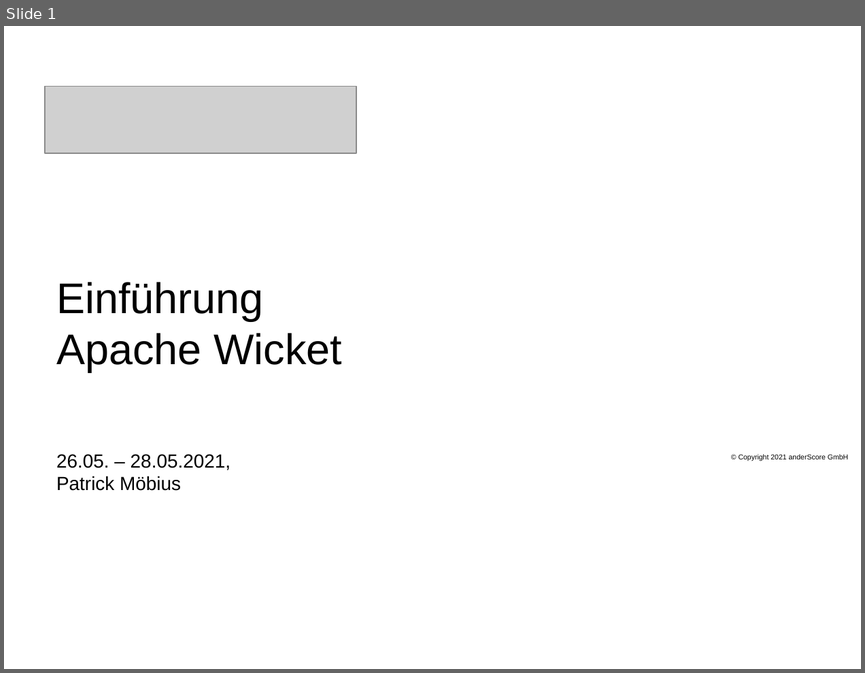
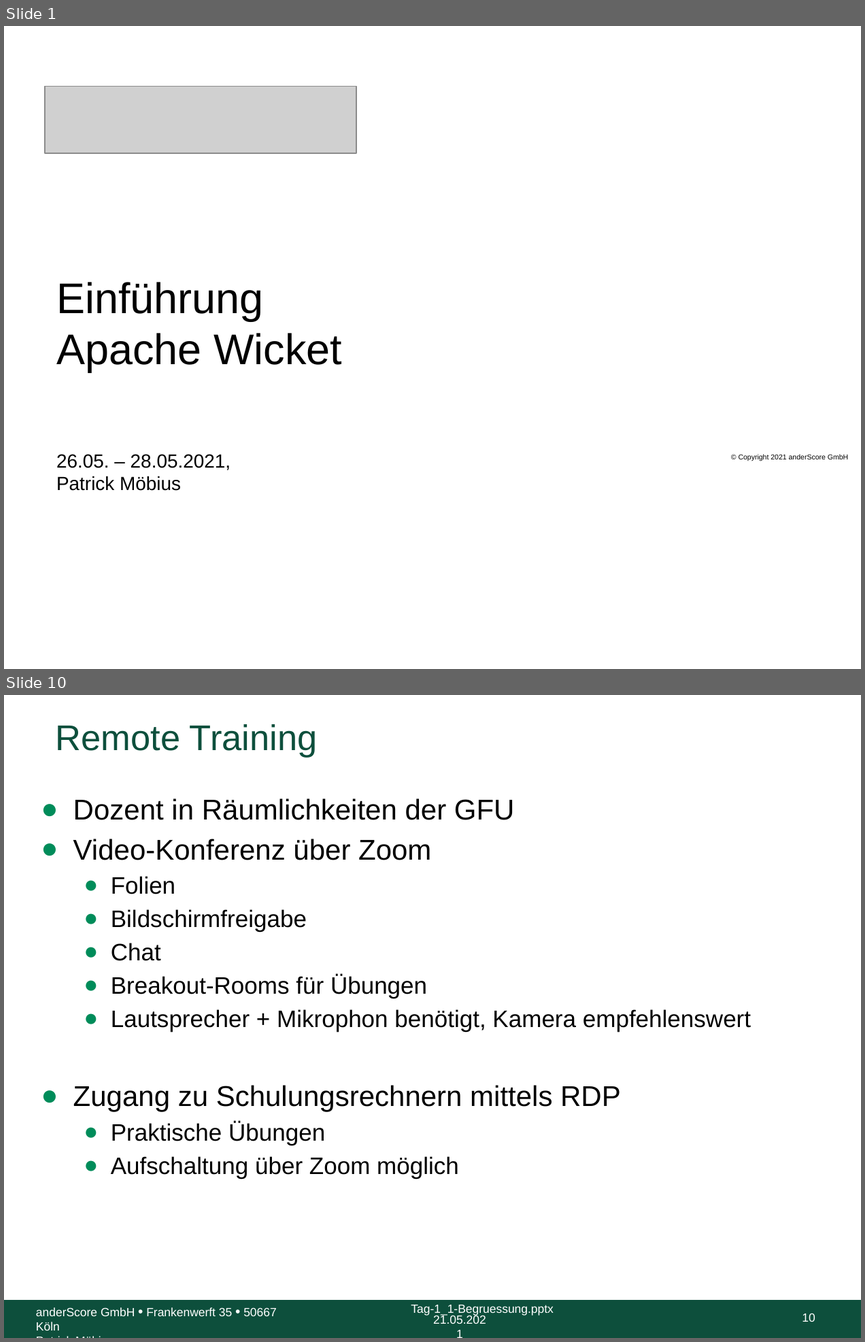
Before and after one commit to anderscore-gmbh/wicket-training, a slide deck: slides/Tag-1_1-Begruessung.pptx. Shown one above the other, each under a label of ours: slide 1 before the commit, slides 1 and 10 after it; the slides between them are not shown. The pictures are 865x673 and 865x1342 pixels, drawn with LibreOffice and Linux fonts; fonts in the diff are those of the drawing; grey boxes stand for pictures; background and template pictures are left out. Boxes give left, top, right and bottom in pixels: in the first picture for what was removed or moved away, otherwise in the second. Text is boxed around its words. In the diff, an @@ line names an element or a change of style, - is before the commit and + after.

Commit message:
Folgende Folien hinzugefügt: Remote Training, Vereinbarungen und Unternehmen

```diff
--- a/slides/Tag-1_1-Begruessung.pptx
+++ b/slides/Tag-1_1-Begruessung.pptx
@@ slide 10 added at (4,695,861,1338), background #FFFFFF @@
@@ title added at (56,724,317,758), 30 pt, text #0D4F3C @@
+Remote Training
@@ text added at (73,798,751,1178), 20 pt, text #000000 @@
+● Dozent in Räumlichkeiten der GFU
+● Video-Konferenz über Zoom
+  ● Folien
+  ● Bildschirmfreigabe
+  ● Chat
+  ● Breakout-Rooms für Übungen
+  ● Lautsprecher + Mikrophon benötigt, Kamera empfehlenswert
+● Zugang zu Schulungsrechnern mittels RDP
+  ● Praktische Übungen
+  ● Aufschaltung über Zoom möglich
@@ rectangle added at (4,1300,861,1338), fill #0D4F3C @@
@@ text added at (411,1304,553,1316), 10 pt, text #FFFFFF @@
+Tag-1_1-Begruessung.pptx
@@ text added at (36,1307,277,1330), 10 pt, text #FFFFFF @@
+anderScore GmbH • Frankenwerft 35 • 50667 Köln
+Patrick Möbius
@@ text added at (433,1314,486,1323), 10 pt, text #FFFFFF @@
+21.05.2021
@@ page number added at (802,1312,815,1321), 10 pt, text #FFFFFF @@
+10
```
Also in this commit, not shown: 11 slides changed, 2 other slides added.
